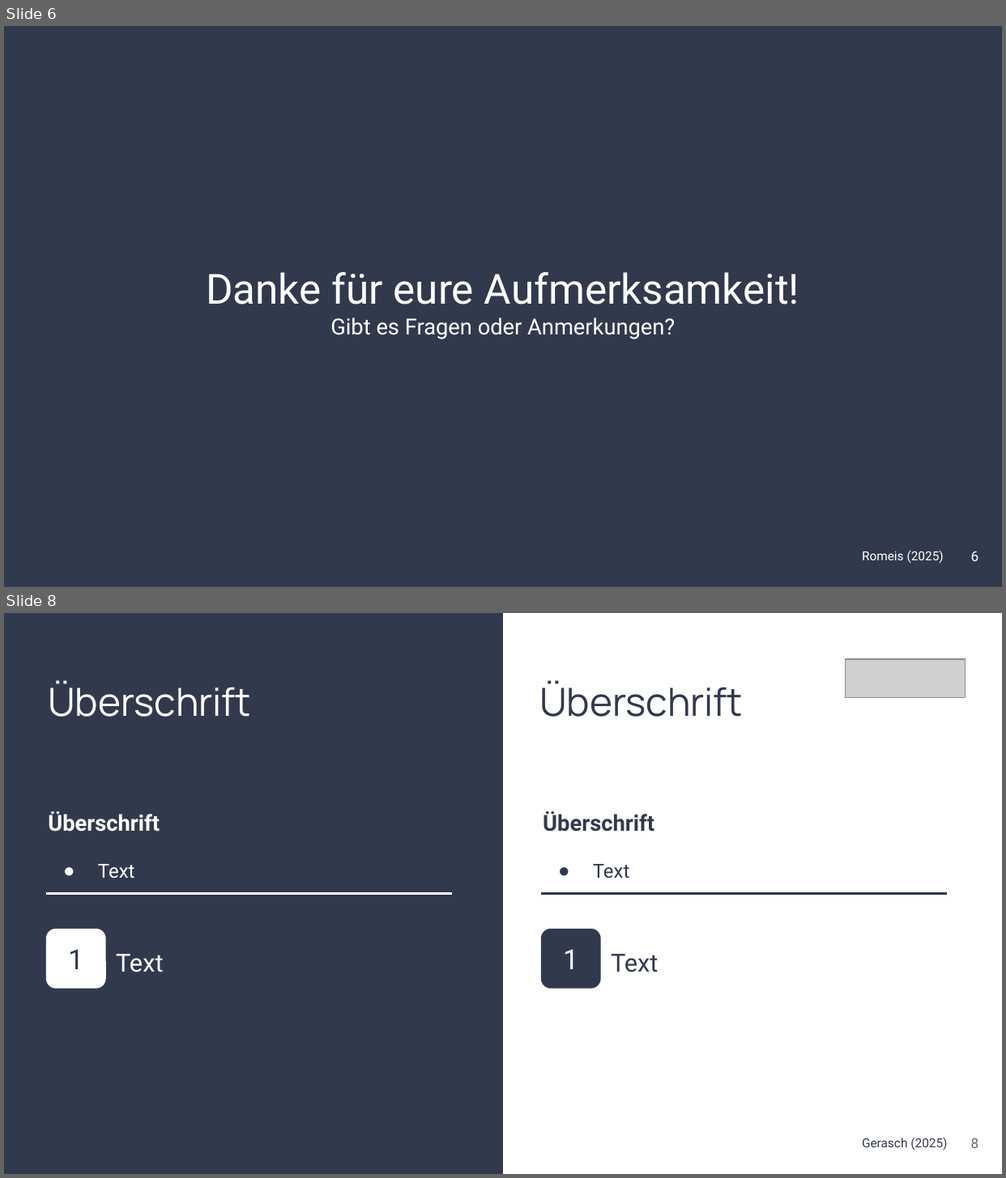
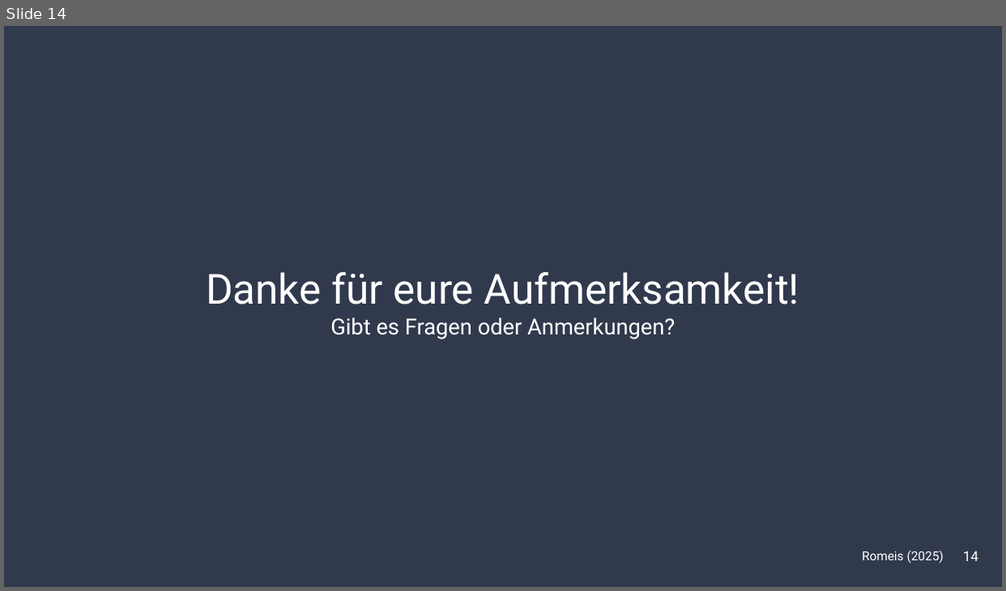
Before and after one commit to FiJoRom/DevOps-Task-Manager, a slide deck: Präsentation_DevOps_Romeis.pptx. Shown one above the other, each under a label of ours: slides 6 and 8 before the commit, slide 14 after it; the slides between them are not shown. The pictures are 1006x1178 and 1006x591 pixels, drawn with LibreOffice and Linux fonts; fonts in the diff are those of the drawing; grey boxes stand for pictures. Boxes give left, top, right and bottom in pixels: in the first picture for what was removed or moved away, otherwise in the second. Text is boxed around its words. In the diff, an @@ line names an element or a change of style, - is before the commit and + after.

```diff
--- a/Präsentation_DevOps_Romeis.pptx
+++ b/Präsentation_DevOps_Romeis.pptx
@@ slide 8 removed at box(4, 613, 1002, 1174), background #FFFFFF @@
@@ rectangle removed at box(4, 613, 503, 1174) @@
@@ picture removed at box(846, 659, 965, 698) @@
@@ title removed at box(48, 680, 251, 717) @@
-Überschrift
@@ title removed at box(539, 680, 743, 717) @@
-Überschrift
@@ text removed at box(48, 811, 160, 879) @@
-Überschrift
-● Text
@@ text removed at box(543, 811, 654, 879) @@
-Überschrift
-● Text
@@ line removed from (46, 893) to (452, 893) @@
@@ line removed from (541, 893) to (947, 893) @@
@@ rounded rectangle removed at box(46, 928, 106, 988) @@
-1
@@ rounded rectangle removed at box(541, 928, 601, 988) @@
-1
@@ text removed at box(116, 954, 164, 973) @@
-Text
@@ text removed at box(611, 954, 658, 973) @@
-Text
@@ text removed at box(862, 1138, 947, 1151) @@
-Gerasch (2025)
@@ page number removed at box(971, 1138, 979, 1148) @@
-8
@@ what was slide 6 is now slide 14 @@
@@ page number at box(963, 552, 978, 561): text changed @@
-6
+14
```
Also in this commit, not shown: 3 slides changed, 10 slides added, 3 other slides removed, 1 other file.
